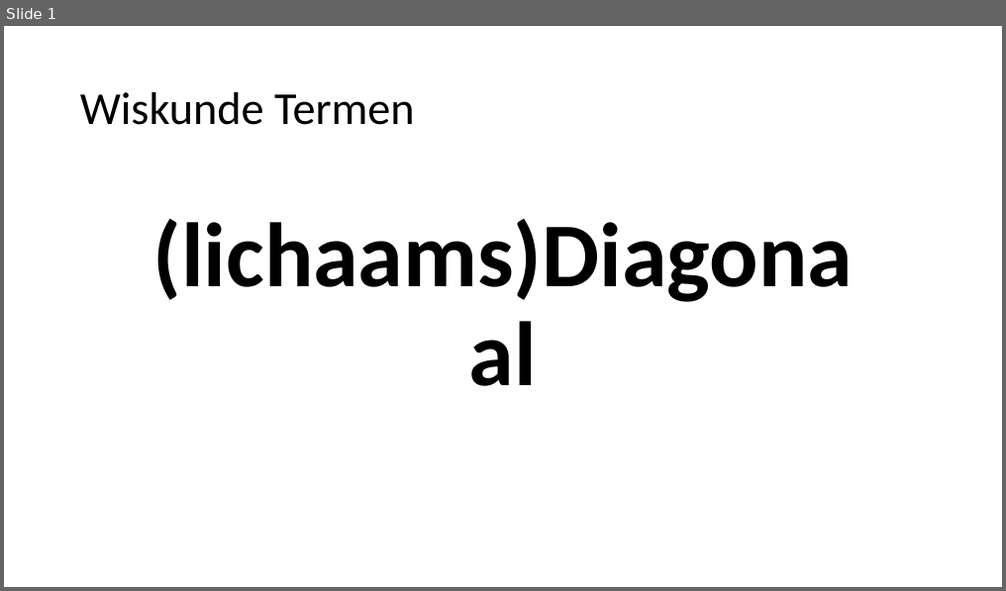
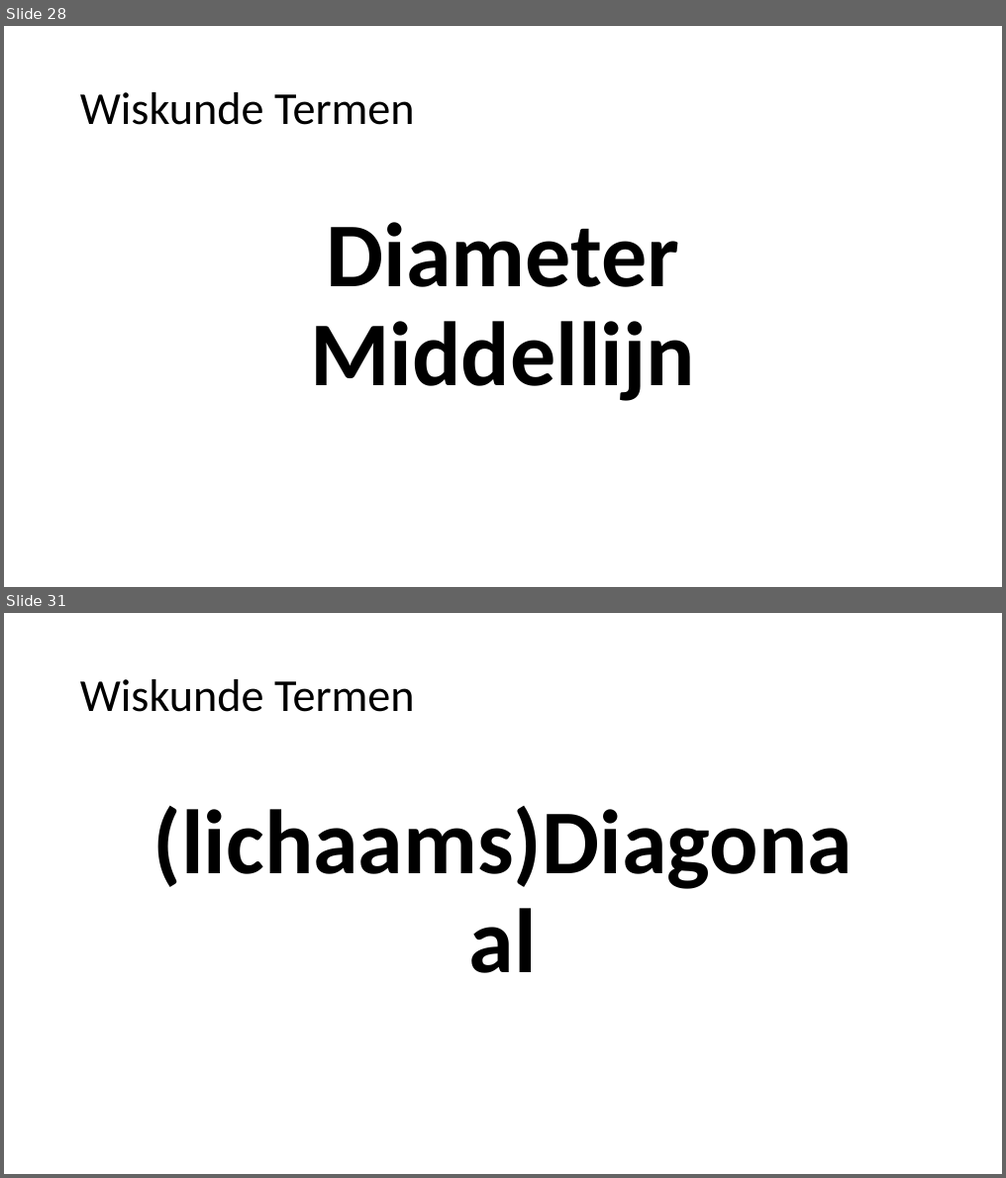
Before and after one commit to heinvinkel/wiskundetermen, a slide deck: meetkunde/AAAAMeetkunde.pptx. Shown one above the other, each under a label of ours: slide 1 before the commit, slides 28 and 31 after it; the slides between them are not shown. The pictures are 1006x591 and 1006x1178 pixels, drawn with LibreOffice and Linux fonts; fonts in the diff are those of the drawing. Boxes give left, top, right and bottom in pixels: in the first picture for what was removed or moved away, otherwise in the second. Text is boxed around its words. In the diff, an @@ line names an element or a change of style, - is before the commit and + after.

```diff
--- a/meetkunde/AAAAMeetkunde.pptx
+++ b/meetkunde/AAAAMeetkunde.pptx
@@ slide 28 added at [4, 26, 1002, 587], background #FFFFFF @@
@@ title added at [80, 92, 415, 125], 44 pt, text #000000 @@
+Wiskunde Termen
@@ text added at [310, 222, 695, 401], 87.8 pt, text #000000, bold @@
+Diameter
+Middellijn
@@ what was slide 1 is now slide 31 @@
```
Also in this commit, not shown: 29 other slides added, 20 other files.
